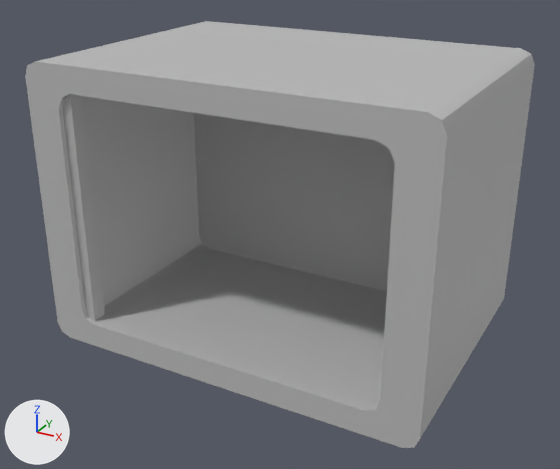
A saved change to the FBX model WHODUNNIT/Assets/Models/BlakeStuff/FBX/Safe.fbx.
One viewpoint serves both versions: a 50 mm camera at (1.066, -0.344, 0.521) aimed at (0.641, 0.428, 0.135). The axes (+X, +Y, +Z) are drawn at lower left. The lights are the same throughout. Where no turn or scale is listed for an object, it has been applied to the vertices.

In view in the first picture: 'Safe'.
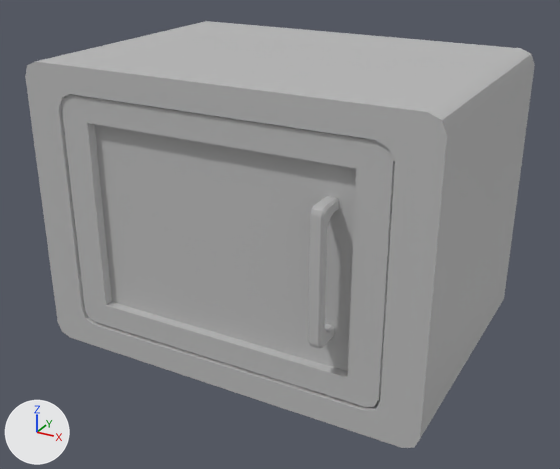
Commit message: Fixed Safe

The change, as a diff of the scene's bpy script:
```diff
--- a/WHODUNNIT/Assets/Models/BlakeStuff/FBX/Safe.fbx.py
+++ b/WHODUNNIT/Assets/Models/BlakeStuff/FBX/Safe.fbx.py
@@ me_mesh_001 @@
+me_mesh_001.from_pydata(...)  # 108 vertices, 104 faces; spans x -0.003..0.393, y -0.036..0.019, z -0.144..0.144
+me_mesh_001.materials.append(mat_lambert1)  # grey #bcbcbc
@@ ob_safedoor @@
+ob_safedoor = bpy.data.objects.new('SafeDoor', me_mesh_001)
+ob_safedoor.location = (0.441, 0.3, 0.174)
```

Location of each change, (x1, y1, x2, y2) in pixels of the pictures (560 x 469 px):
'SafeDoor', added
    after: (62, 94, 395, 407)
